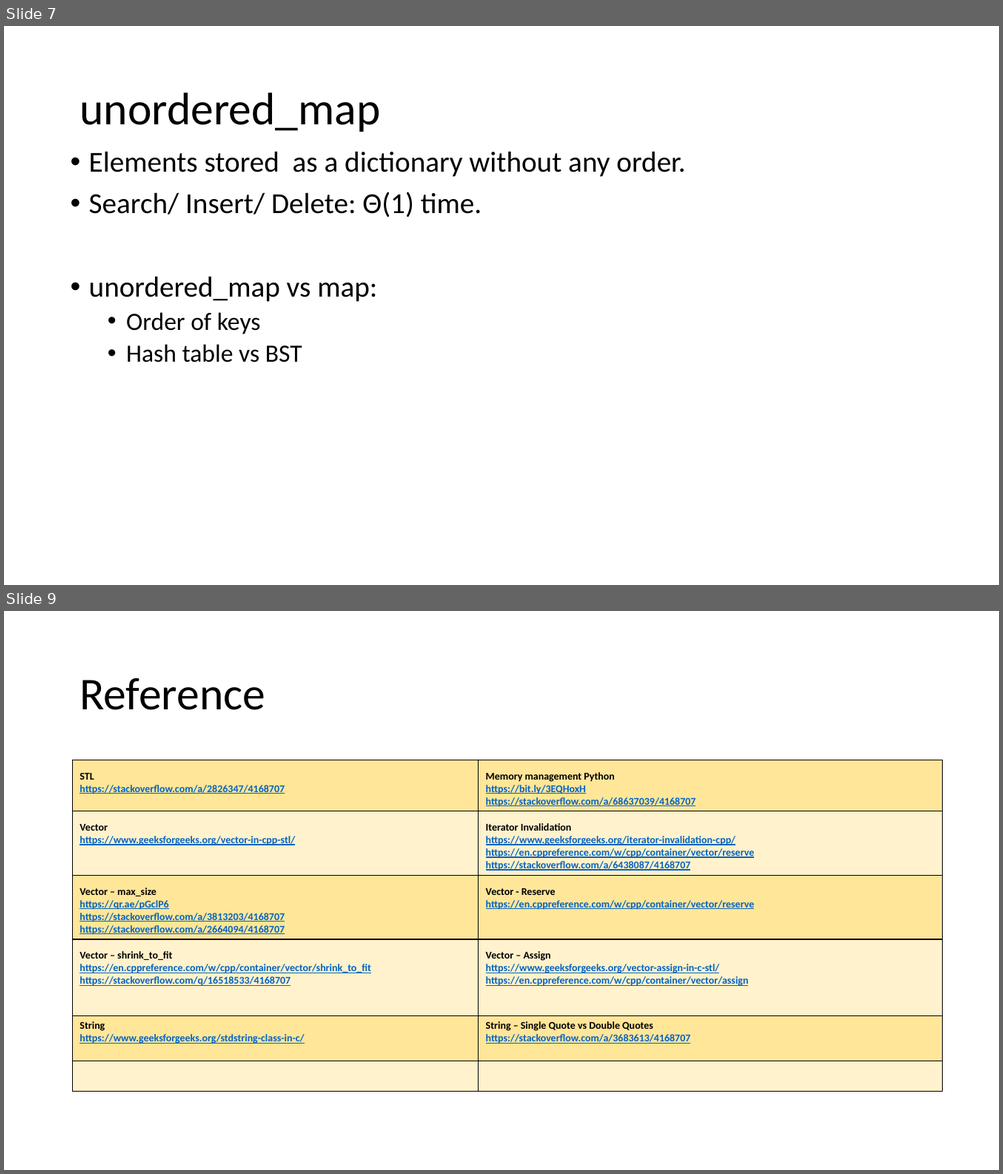
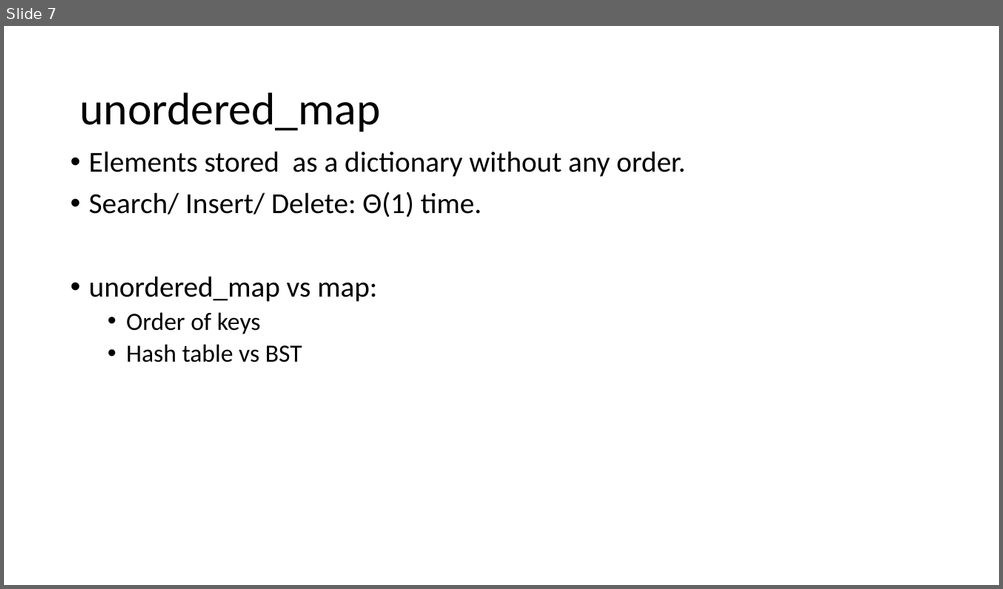
Before and after one commit to muksiddheswar/CPP-Examples, a slide deck: STL/STL_Presentation.pptx. Shown one above the other, each under a label of ours: slides 7 and 9 before the commit, slide 7 after it; the slides between them are not shown. The pictures are 1003x1174 and 1003x589 pixels, drawn with LibreOffice and Linux fonts; fonts in the diff are those of the drawing. Boxes give left, top, right and bottom in pixels: in the first picture for what was removed or moved away, otherwise in the second. Text is boxed around its words. In the diff, an @@ line names an element or a change of style, - is before the commit and + after.

```diff
--- a/STL/STL_Presentation.pptx
+++ b/STL/STL_Presentation.pptx
@@ slide 9 removed at (4,611,999,1170), background #FFFFFF @@
@@ title removed at (79,678,265,710) @@
-Reference
@@ table removed at (73,760,942,1089), 6 rows, 2 columns @@
-STL / https://stackoverflow.com/a/2826347/4168707 | Memory management Python / https://bit.ly/3EQHoxH / https://stackoverflow.com/a/68637039/4168707
-Vector / https://www.geeksforgeeks.org/vector-in-cpp-stl/ | Iterator Invalidation / https://www.geeksforgeeks.org/iterator-invalidation-cpp/ / https://en.cppreference.com/w/cpp/container/vector/reserve / https://stackoverflow.com/a/6438087/4168707
-Vector – max_size / https://qr.ae/pGclP6 / https://stackoverflow.com/a/3813203/4168707 / https://stackoverflow.com/a/2664094/4168707 | Vector - Reserve / https://en.cppreference.com/w/cpp/container/vector/reserve
-Vector – shrink_to_fit / https://en.cppreference.com/w/cpp/container/vector/shrink_to_fit / https://stackoverflow.com/q/16518533/4168707 | Vector – Assign / https://www.geeksforgeeks.org/vector-assign-in-c-stl/ / https://en.cppreference.com/w/cpp/container/vector/assign
-String / https://www.geeksforgeeks.org/stdstring-class-in-c/ | String – Single Quote vs Double Quotes / https://stackoverflow.com/a/3683613/4168707
- | 
```
Also in this commit, not shown: 5 slides changed, 1 slide added, 1 other slide removed.
